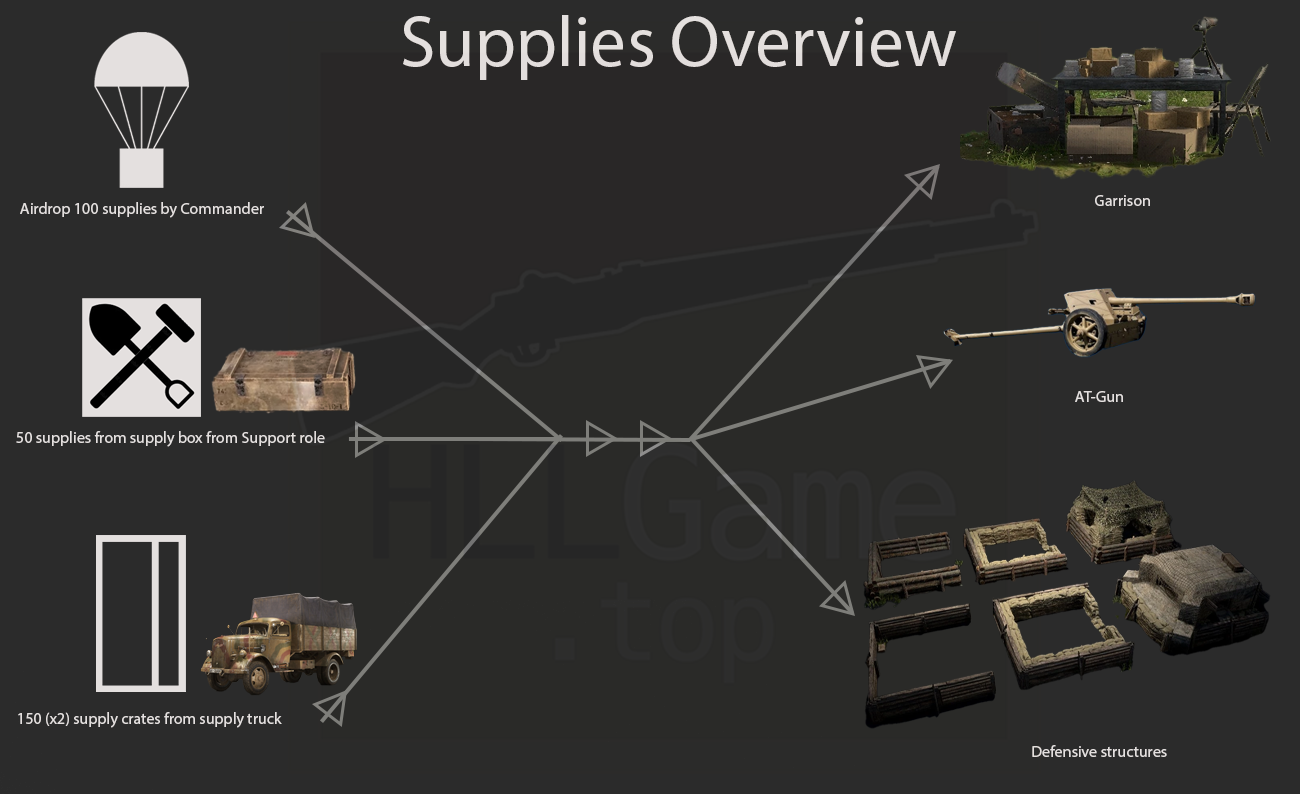
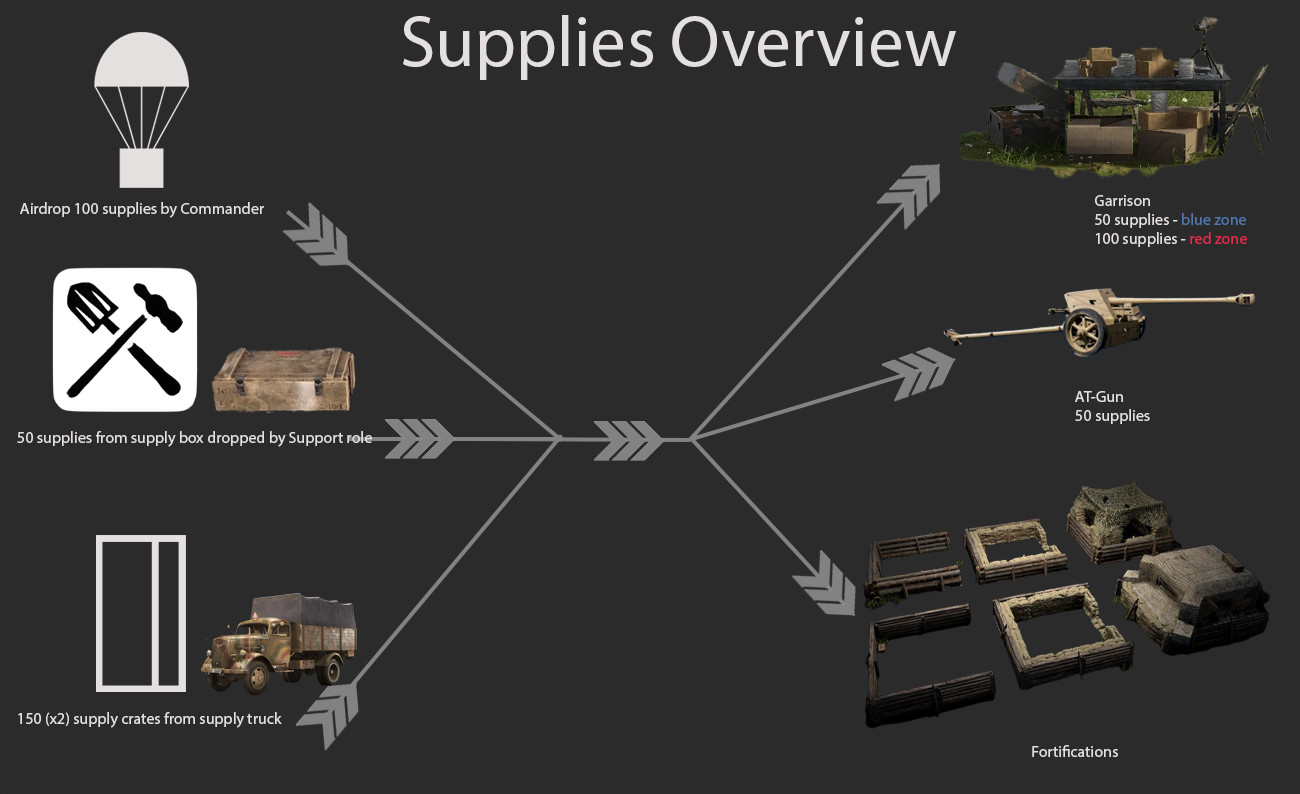
Two versions of the same layered image (1300 x 794). Layer-by-layer changes:
added layer "Layer 15 copy" (1st of 5) above "Layer 15 copy" over [791, 549, 857, 617]
added layer "Layer 15 copy" (2nd of 5) above "Layer 15 copy" over [876, 163, 941, 230]
added layer "Layer 15 copy" (3rd of 5) above "Layer 16" over [882, 347, 956, 402]
added layer "Layer 16" above "Layer 15" over [385, 419, 456, 459]
added layer "Layer 15" above "Layer 14" over [594, 421, 665, 461]
renamed "Layer 1" to "Layer 14", moved it above "Layer 13", painted on it over [52, 267, 201, 417]
hid "Layer 13" over [288, 21, 1041, 757]
renamed "50 supplies from supply box from Support role" to "50 supplies from supply box dropped by Support role", painted on it over [16, 431, 372, 447]
renamed "Defensive structures" to "Fortifications", painted on it over [1032, 745, 1167, 757]
renamed "AT-Gun" to "AT-Gun 50 supplies", painted on it over [1075, 409, 1150, 424]
renamed "Garrison" to "Garrison 50 supplies - blue zone 100 supplies - red zone", painted on it over [1095, 213, 1247, 247]
removed layer "Triangle 1" (1st of 8) over [586, 420, 618, 457]
removed layer "Triangle 1" (2nd of 8) over [819, 580, 855, 616]
removed layer "Triangle 1" (3rd of 8) over [312, 690, 347, 727]
removed layer "Triangle 1" (4th of 8) over [355, 421, 387, 458]
removed layer "Triangle 1" (5th of 8) over [640, 420, 672, 457]
removed layer "Triangle 1" (6th of 8) over [904, 164, 940, 200]
removed layer "Triangle 1" (7th of 8) over [916, 355, 953, 389]
removed layer "Triangle 1" (8th of 8) over [279, 202, 315, 238]
added layer "Layer 15 copy" (4th of 5) above "Layer 15 copy" over [282, 202, 350, 267]
added layer "Layer 15 copy" (5th of 5) above "Layer 0" over [295, 682, 360, 751]